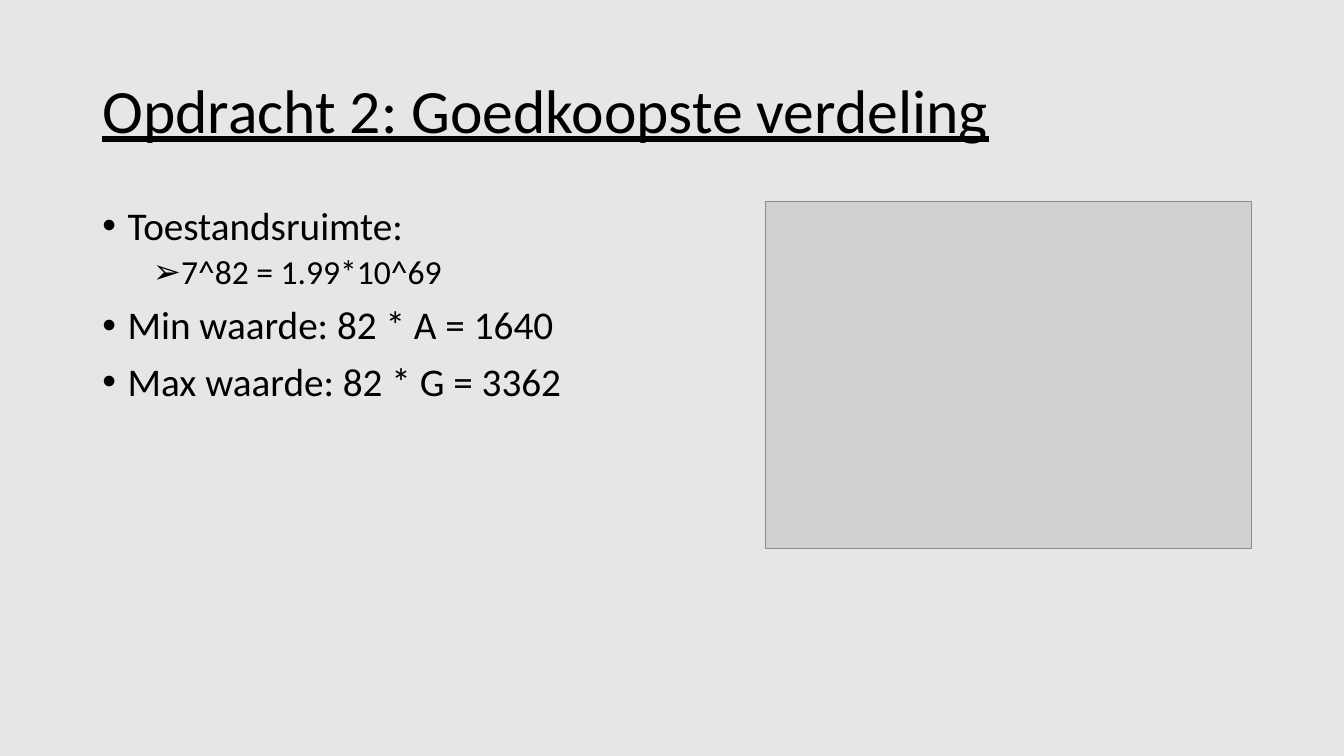
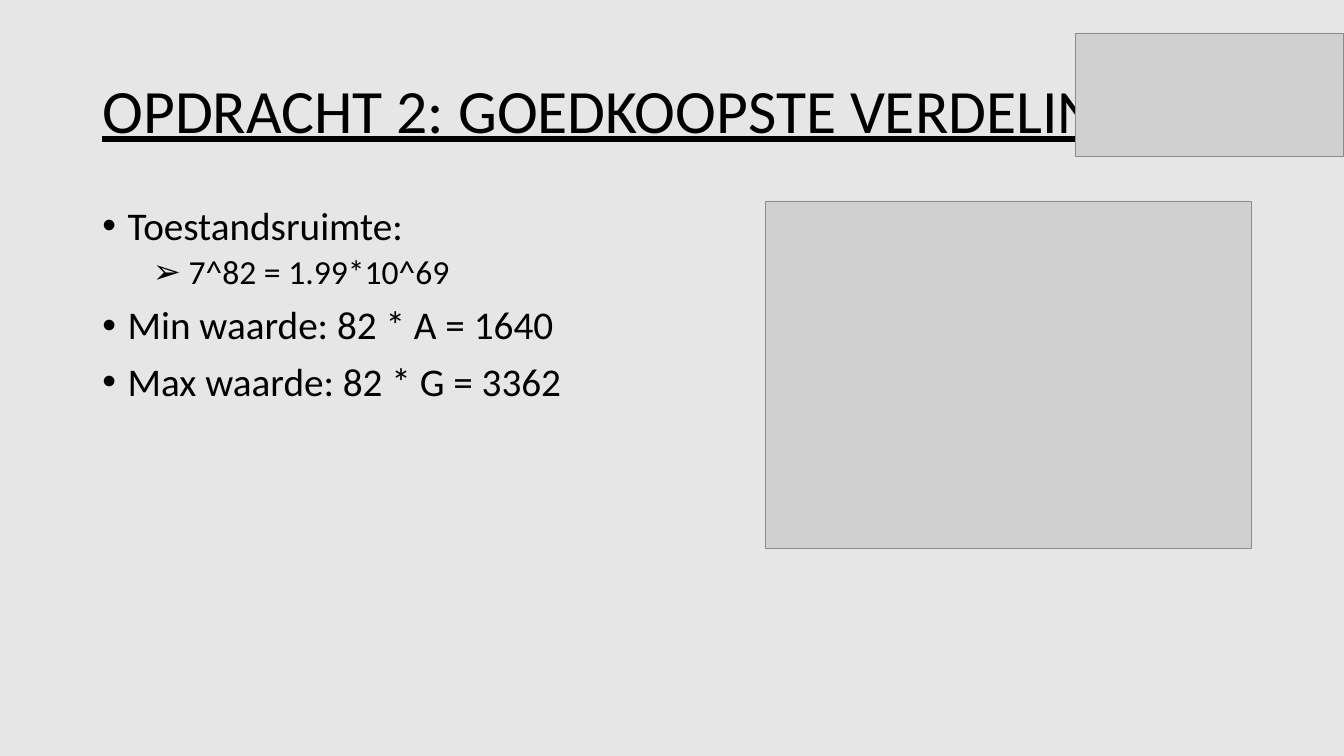
Before and after one commit to Tomttaw/Radio-Russia, a slide deck: slide 8 of eindpresentatie.pptx. Drawn at 1344x756 pixels with LibreOffice and Linux fonts; fonts in the diff are those of the drawing; grey boxes stand for pictures. Boxes give left, top, right and bottom in pixels: in the first picture for what was removed or moved away, otherwise in the second. Text is boxed around its words. In the diff, an @@ line names an element or a change of style, - is before the commit and + after.

```diff
--- a/eindpresentatie.pptx
+++ b/eindpresentatie.pptx
@@ picture added at <box>1076,33,1344,156</box> @@
@@ title at <box>102,82,1136,148</box>: text changed @@
-Opdracht 2: Goedkoopste verdeling
+OPDRACHT 2: GOEDKOOPSTE VERDELING
```
Also in this commit, not shown: 3 other slides changed.
